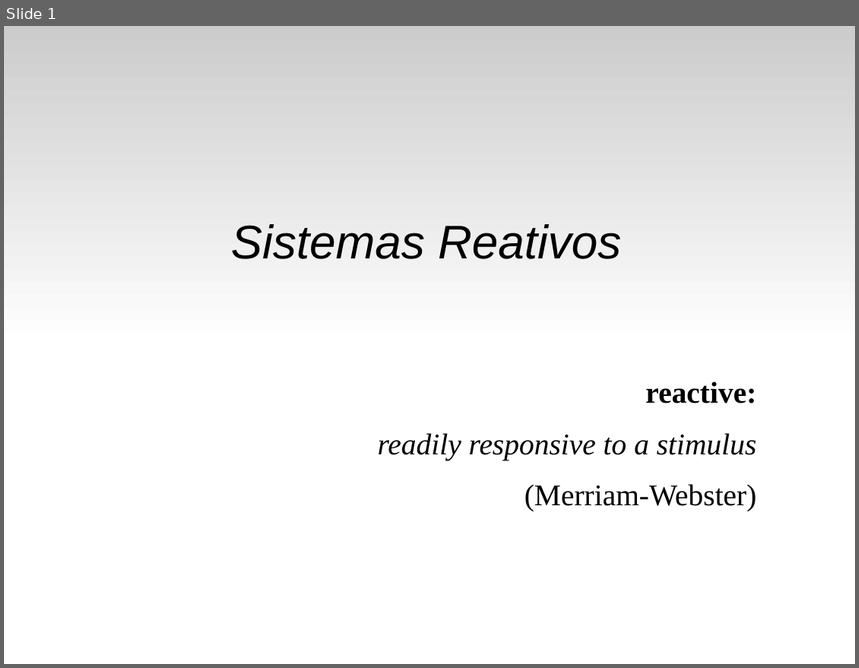
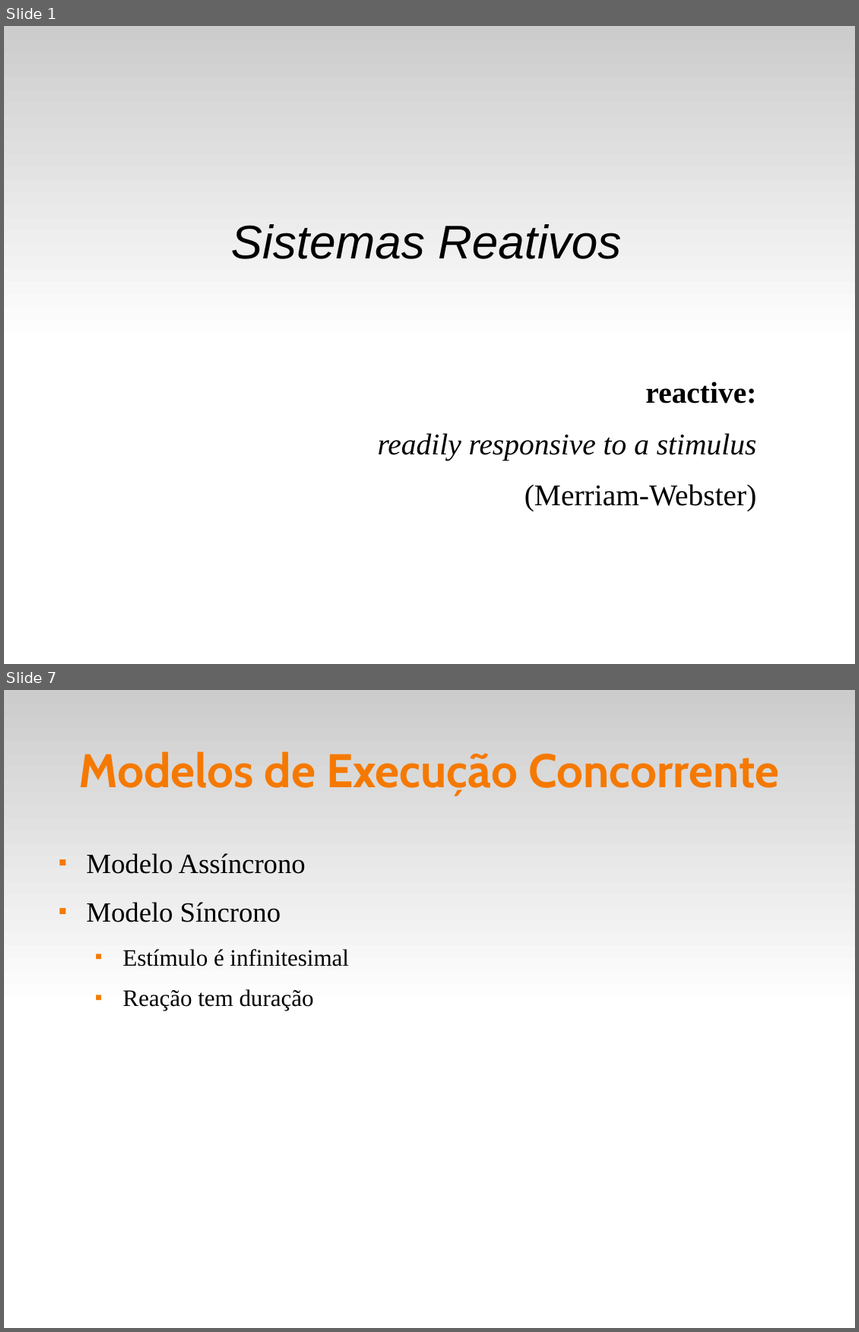
Before and after one commit to fsantanna-uerj/reativos, a slide deck: slides/01_reativos.odp. Shown one above the other, each under a label of ours: slide 1 before the commit, slides 1 and 7 after it; the slides between them are not shown. The pictures are 859x668 and 859x1332 pixels, drawn with LibreOffice and Linux fonts; fonts in the diff are those of the drawing. Boxes give left, top, right and bottom in pixels: in the first picture for what was removed or moved away, otherwise in the second. Text is boxed around its words. In the diff, an @@ line names an element or a change of style, - is before the commit and + after.

```diff
--- a/slides/01_reativos.odp
+++ b/slides/01_reativos.odp
@@ slide 7 added at (4,690,855,1328), background #FFFFFF; not listed: 1 template element that a slide beside it also shows @@
@@ title added at (78,752,780,796), 44 pt, text #F57900, bold @@
+Modelos de Execução Concorrente
@@ text added at (86,853,349,1011), 22 pt, text #000000 @@
+■ Modelo Assíncrono
+■ Modelo Síncrono
+  ■ Estímulo é infinitesimal
+  ■ Reação tem duração
```
Also in this commit, not shown: 2 slides changed, 4 other slides added, 1 slide removed, 15 other files.
